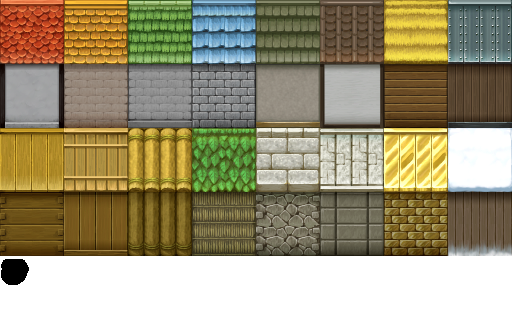
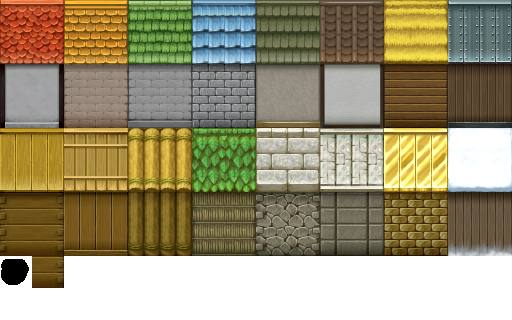
Comparing the layer stacks of the two w=512, h=320 images. Changes:
added layer "图层 2" above "背景 拷贝" over [32, 256, 64, 288]
